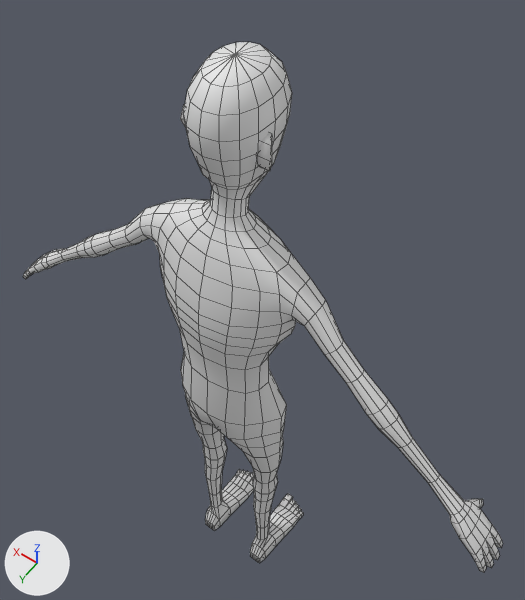
The Blender file assets/models/human_elder_female/human_elder_female_thin.blend: old version first, new version second.
Before and after are seen from a 50 mm lens placed at (-0.502, 0.594, 2.098), pointed at (0.045, -0.172, 0.896). Every picture has the same lights, and +X, +Y and +Z are marked at lower left. The picture after the commit comes second. Mesh edges are drawn as thin lines.

Objects in the first picture: 'Body'.
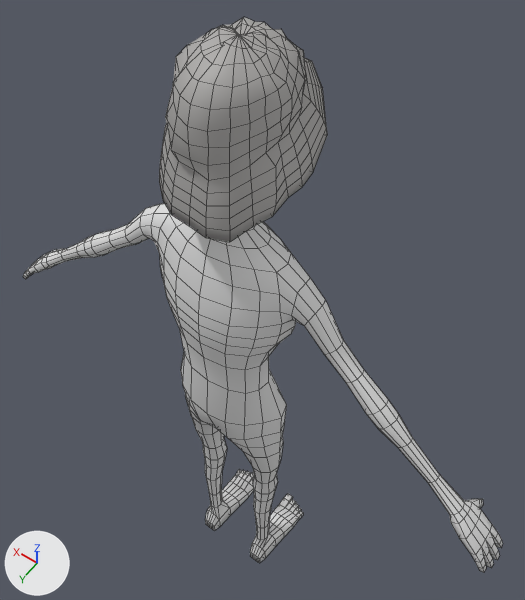
Location of each change, (x1, y1, x2, y2) in pixels of the pictures (525 x 600 px):
'Hair_curly_grey', added: after (159, 17, 327, 242)

Edits to the bpy script that builds the scene:
```text
Add mat_hairgrey:
    mat_hairgrey = principled_material('HairGrey')
    mat_hairgrey.base_color = (0.42, 0.41, 0.4)  # grey #adacaa
    mat_hairgrey.roughness = 0.6
Add me_hair_curly_grey:
    me_hair_curly_grey.from_pydata(...)  # 481 vertices, 480 faces; spans x -0.108..0.114, y -0.151..0.075, z 1.348..1.592
    me_hair_curly_grey.polygons.foreach_set('use_smooth', [True] * 480)
    me_hair_curly_grey.materials.append(mat_hairgrey)  # grey #adacaa
Add ob_hair_curly_grey:
    ob_hair_curly_grey = bpy.data.objects.new('Hair_curly_grey', me_hair_curly_grey)
    ob_hair_curly_grey.location = (0.0, 0.0, 0.0)
```
